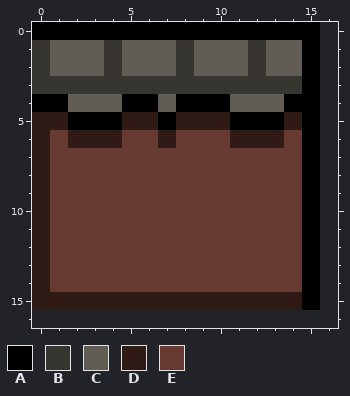
File history of a pixel-art sprite, projet_final/textures/tiles/Stone_path.png. The picture above is the old version.
The file is 16x16 pixels. The old version is drawn lined up with the new one, on the new canvas.
Palette (. is transparent): A #000000  B #363530  C #615d55  D #2f1a16  E #663931
And afterwards:
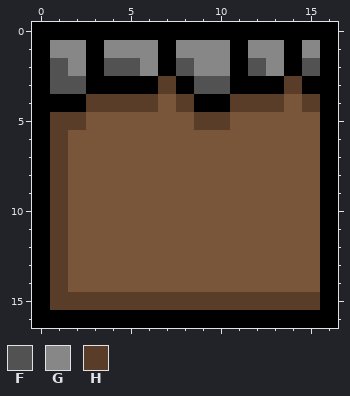
Colours new in this view: F #525252  G #888788  H #593d29
Change:
canvas 16x16 -> 17x17
@@ palette @@
-E #663931
+E #79553a
@@ x 0..16 @@
- 0 AAAAAAAAAAAAAAAA.
- 1 BCCCBCCCBCCCBCCA.
- 2 BCCCBCCCBCCCBCCA.
- 3 BBBBBBBBBBBBBBBA.
- 4 AACCCAACAAACCCAA.
- 5 DDAAADDADDDAAADA.
- 6 DEDDDEEDEEEDDDEA.
- 7 DEEEEEEEEEEEEEEA.
- 8 DEEEEEEEEEEEEEEA.
- 9 DEEEEEEEEEEEEEEA.
-10 DEEEEEEEEEEEEEEA.
-11 DEEEEEEEEEEEEEEA.
-12 DEEEEEEEEEEEEEEA.
-13 DEEEEEEEEEEEEEEA.
-14 DEEEEEEEEEEEEEEA.
-15 DDDDDDDDDDDDDDDA.
-16 .................
+ 0 AAAAAAAAAAAAAAAAA
+ 1 AGGAGGGAGGGAGGAGA
+ 2 AFGAFFGAFGGAFGAFA
+ 3 AFFAAAAHAFFAAAHAA
+ 4 AAAHHHHEHAAHHHEHA
+ 5 AHHEEEEEEHHEEEEEA
+ 6 AHEEEEEEEEEEEEEEA
+ 7 AHEEEEEEEEEEEEEEA
+ 8 AHEEEEEEEEEEEEEEA
+ 9 AHEEEEEEEEEEEEEEA
+10 AHEEEEEEEEEEEEEEA
+11 AHEEEEEEEEEEEEEEA
+12 AHEEEEEEEEEEEEEEA
+13 AHEEEEEEEEEEEEEEA
+14 AHEEEEEEEEEEEEEEA
+15 AHHHHHHHHHHHHHHHA
+16 AAAAAAAAAAAAAAAAA
Boxes around the changes in both pictures, in picture pixels (x1, y1, x2, y2):
changed: (32, 22, 338, 328)
